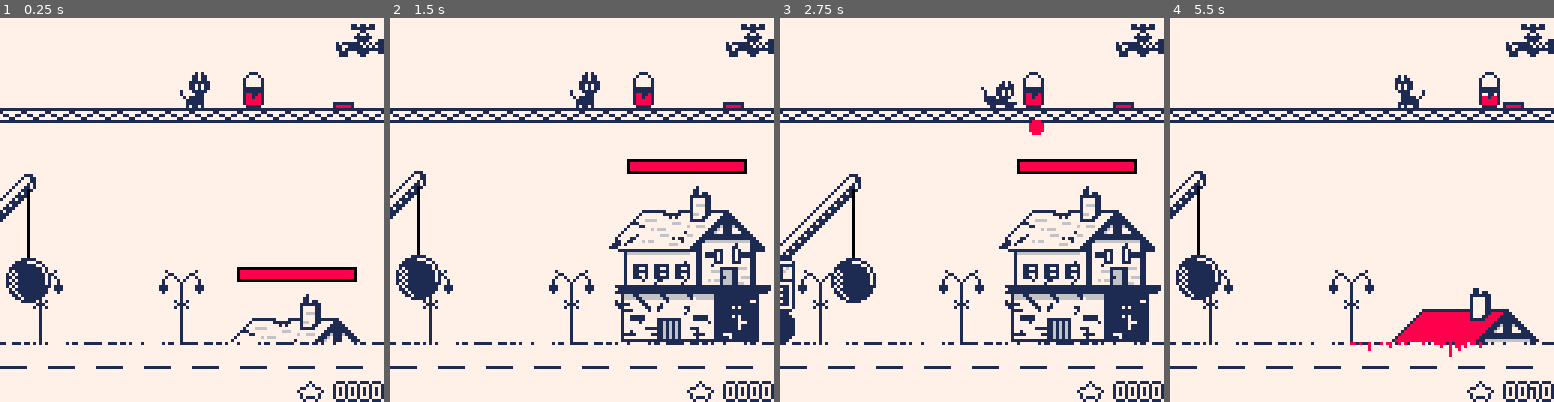
Above: before the commit, frames 1-4 (left to right).
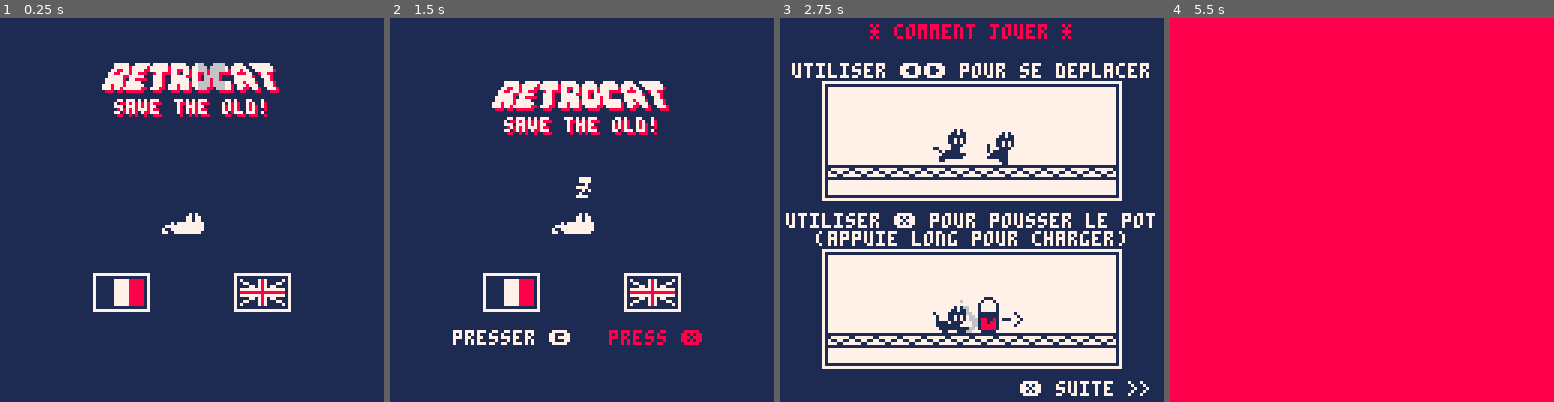
Above: after the commit, the same moments.

Repository: Arche-san/retrocat
Game: PICO-8 cartridge retrocat.p8
The game is run twice, just before and just after one commit, with the same random seed, the same clock (stepped at 60 frames per second) and the same inputs.
Inputs:
- Up to frame 1 (0.25 s): no input
- Up to frame 2 (1.5 s): tap X (X key) at 0.33, 1.07 s; tap O (Z key) at 0.7 s
- Up to frame 3 (2.75 s): hold Right 1.6-2.1 s; tap O (Z key) at 1.7, 2.1, 2.5 s; tap X (X key) at 1.85 s; hold Right from 2.47 s (still down)
- Up to frame 4 (5.5 s): tap O (Z key) every 0.4 s from 2.9 to 5.3 s; tap X (X key) at 2.97, 4.08, 5.2 s; release Right at 3.03 s; hold Left 3.08-3.58 s; hold Right 4.02-4.68 s; hold Left from 5.08 s (still down)

The runs differ from the first frame. In frame 1, 90% of the frame differs, in the area x 0-100%, y 0-100%; in frame 2, 85%; in frame 3, 58%; in frame 4, 98%.

Commit message:
menu / tutos sfx integration

Diff:
--- a/retrocat.p8
+++ b/retrocat.p8
@@ -57,7 +57,7 @@
 
 debug_collisions = false
 
-title_active = false
+title_active = true
 tuto_active = false
 
 -- global vars
@@ -1297,6 +1297,7 @@
     tra == 0) then
   key_n = true
   tra = 64
+  game_sfx(14)
  end
  if(not btn(5)) key_n = false
  if(tra == 32) tuto_page += 1
@@ -1389,6 +1390,7 @@
     title_start == 0) then
   key_n = true
   title_start = 80
+  game_sfx(14)
   if(btn(5)) lang = 1
   if(btn(4)) lang = 2
  end
